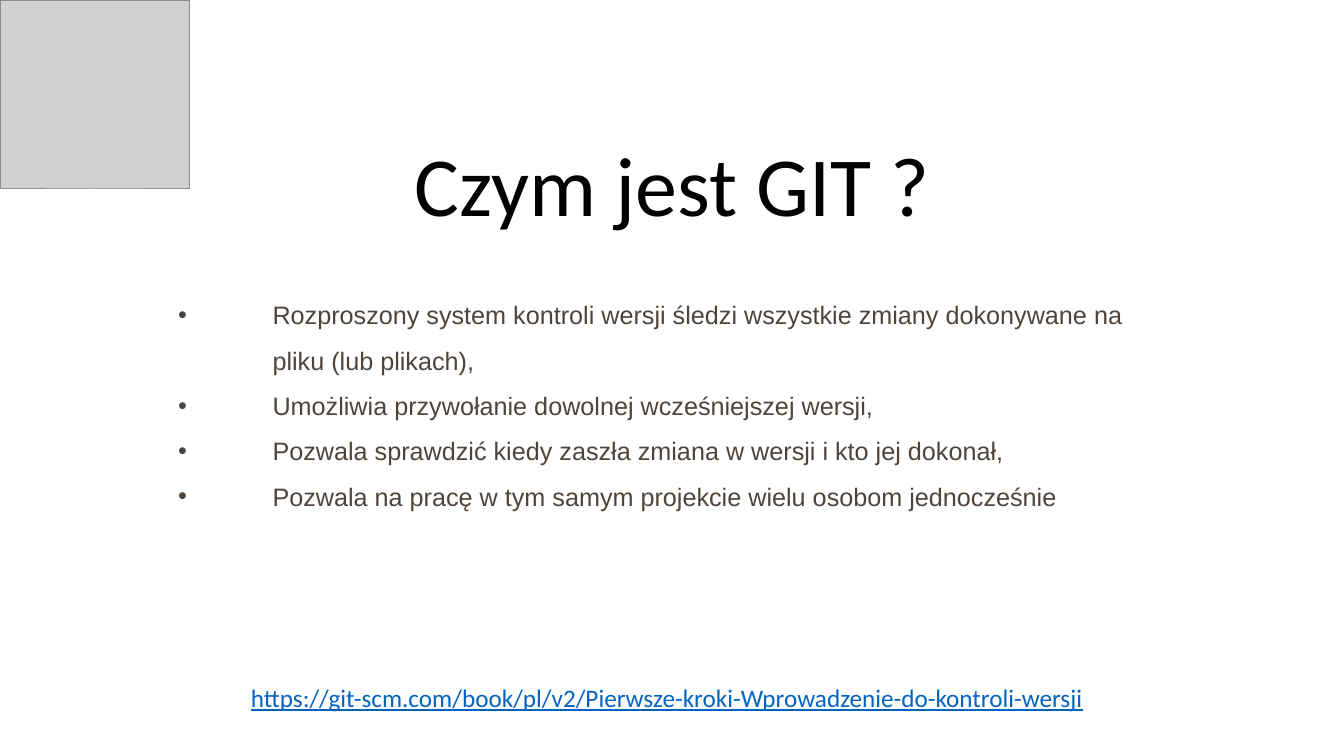
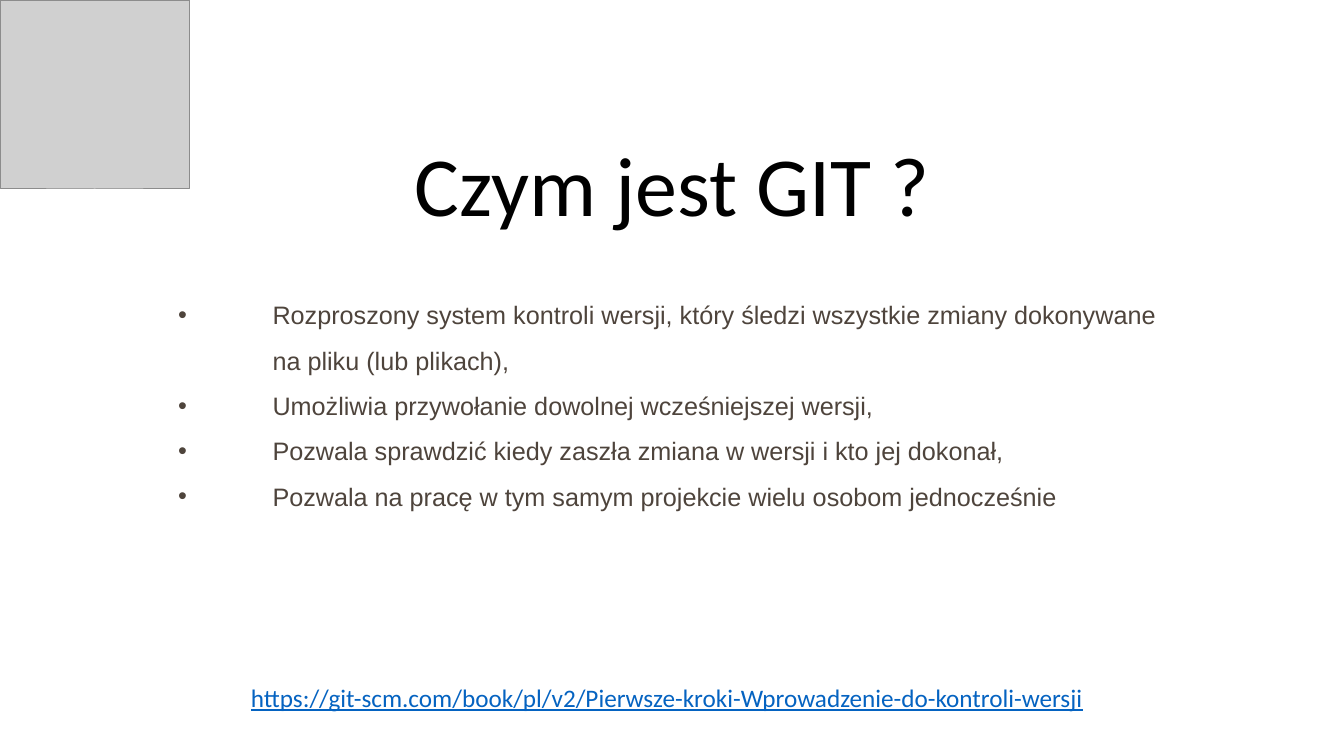
Before and after one commit to icelandico/git_sopot, a slide deck: slide 2 of presentation/GIT.pptx. Drawn at 1344x756 pixels with LibreOffice and Linux fonts; fonts in the diff are those of the drawing; grey boxes stand for pictures. Boxes give left, top, right and bottom in pixels: in the first picture for what was removed or moved away, otherwise in the second. Text is boxed around its words. In the diff, an @@ line names an element or a change of style, - is before the commit and + after.

Commit message:
Changed presentation

```diff
--- a/presentation/GIT.pptx
+++ b/presentation/GIT.pptx
@@ text at (x1=273, y1=305, x2=1155, y2=375): text changed @@
-• Rozproszony system kontroli wersji śledzi wszystkie zmiany dokonywane na pliku (lub plikach),
+• Rozproszony system kontroli wersji, który śledzi wszystkie zmiany dokonywane na pliku (lub plikach),
```
Also in this commit, not shown: 4 slides added, 1 other file.
